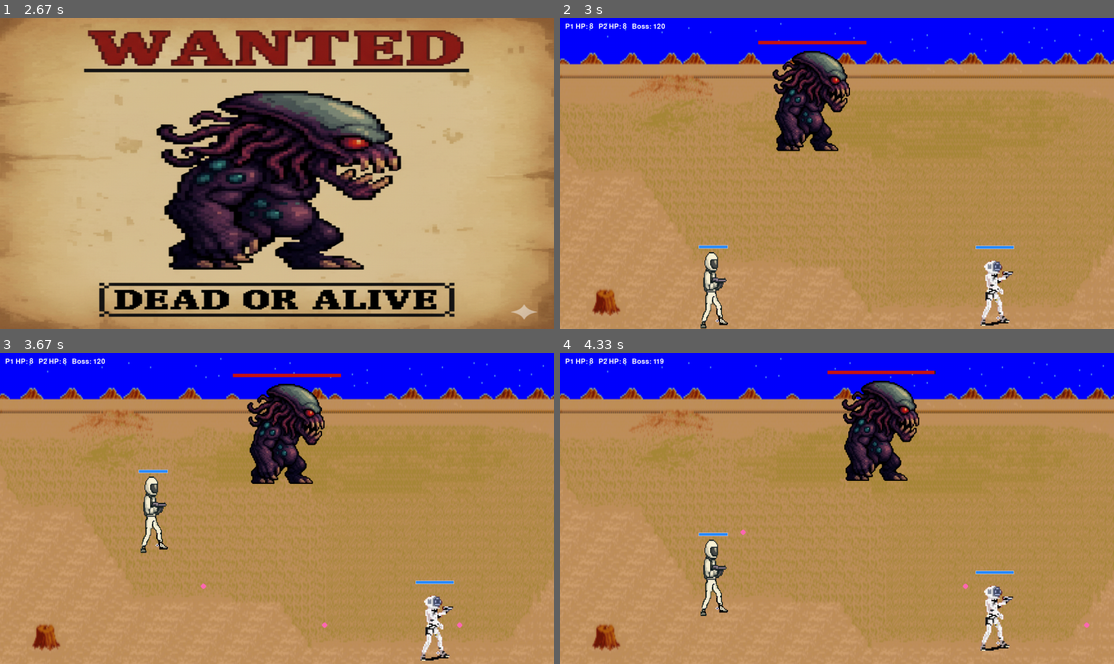
Above: before the commit, frames 1-4 (two rows, left to right).
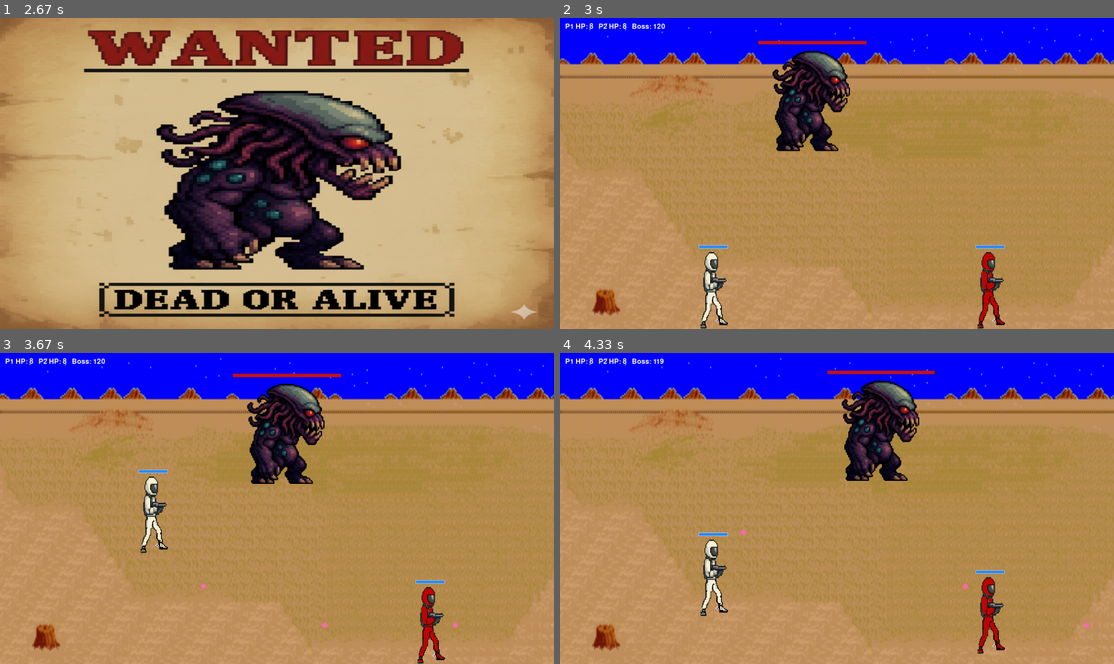
Above: after the commit, the same moments.

Repository: gabrielm313/pygame
Game: pygame game, started from astrored.py
Two runs of this game, one before a commit and one after it. Both use one fixed random seed, a clock stepped at 60 frames per second and the inputs below.
Inputs (mouse positions are in pixels of both pictures, inside the frame that each line leads up to):
- Up to frame 1 (2.67 s): click "JOGAR" at 0.38 s; type "ann" at 0.67 s; tap Enter at 1, 1.35 s; type "a" at 1.22 s; click (277, 195) at 1.82 s; click (105, 126) at 2.15 s; click (481, 282) at 2.48 s
- Up to frame 2 (3 s): click (848, 67) at 2.82 s
- Up to frame 3 (3.67 s): tap X at 3.1, 3.5 s; hold Up from 3.43 s (still down); tap Right Alt at 3.58 s
- Up to frame 4 (4.33 s): release Up at 3.73 s; hold Up 3.77-4.13 s; tap X at 3.83, 4.23 s; hold Up from 4.17 s (still down); tap I at 4.32 s

Frame 1 is identical in both runs. In frame 2, 0.9% of the frame differs, in the area x 75-82%, y 72-100%; in frame 3, 0.9%, in the area x 75-84%, y 72-100%; in frame 4, 0.9%.

Commit message:
jogo completo

Diff:
--- a/astrored.py
+++ b/astrored.py
@@ -583,15 +583,14 @@
         fundo_image = pygame.image.load(fundo_path).convert()
         fundo_image = pygame.transform.smoothscale(fundo_image, (W,H))
 
-    # PREPARAR lista de frames de caminhada para o Player 1
-    walk_frames_p1 = []
-    for i in range(4):
-        fp = os.path.join('assets','img', f'andar_{i}.png')
-        walk_frames_p1.append(fp)
+    # PREPARAR lista de frames de caminhada para o Player 1 e Player 2
+    walk_frames_p1 = [os.path.join('assets','img', f'andar_{i}.png') for i in range(4)]
+    walk_frames_p2 = [os.path.join('assets','img', f'andarv_{i}.png') for i in range(4)]
 
     player1 = PlayerSimple(W//4, H, H, image_path=os.path.join('assets','img','astronauta1.png'),
                            walk_frames_paths=walk_frames_p1, walk_frame_interval=0.10)
-    player2 = PlayerSimple(3*W//4, H, H, image_path=os.path.join('assets','img','astronauta1.png'))
+    player2 = PlayerSimple(3*W//4, H, H, image_path=os.path.join('assets','img','astronauta1.png'),
+                           walk_frames_paths=walk_frames_p2, walk_frame_interval=0.10)
     boss = Boss1(W//2 - 200, 60, W, H, image_path=os.path.join('assets','img','boss2.png'))
     bullets = []
     boss_bullets = []
@@ -827,15 +826,14 @@
         pygame.mixer.music.set_volume(0.18)
         pygame.mixer.music.play(-1)
 
-    # opcional: usar animação de andar para player1 aqui também (mantive apenas para P1 conforme pedido)
-    walk_frames_p1 = []
-    for i in range(4):
-        fp = os.path.join('assets','img', f'andar_{i}.png')
-        walk_frames_p1.append(fp)
+    # preparar frames de caminhada para player1 e player2 (andar_* e andarv_*)
+    walk_frames_p1 = [os.path.join('assets','img', f'andar_{i}.png') for i in range(4)]
+    walk_frames_p2 = [os.path.join('assets','img', f'andarv_{i}.png') for i in range(4)]
 
     player1 = PlayerSimple(W//4, H, H, image_path=os.path.join('assets','img','astronauta1.png'),
                            walk_frames_paths=walk_frames_p1, walk_frame_interval=0.10)
-    player2 = PlayerSimple(3*W//4, H, H, image_path=os.path.join('assets','img','astronauta1.png'))
+    player2 = PlayerSimple(3*W//4, H, H, image_path=os.path.join('assets','img','astronauta1.png'),
+                           walk_frames_paths=walk_frames_p2, walk_frame_interval=0.10)
     boss = Boss2(W//4, 80, W, H, image_path=os.path.join('assets','img','nave boss.png'),
                  bullet_image_path=os.path.join('assets','img','bala.png'))
     bullets = []; boss_bullets = []; boss_lasers = []
